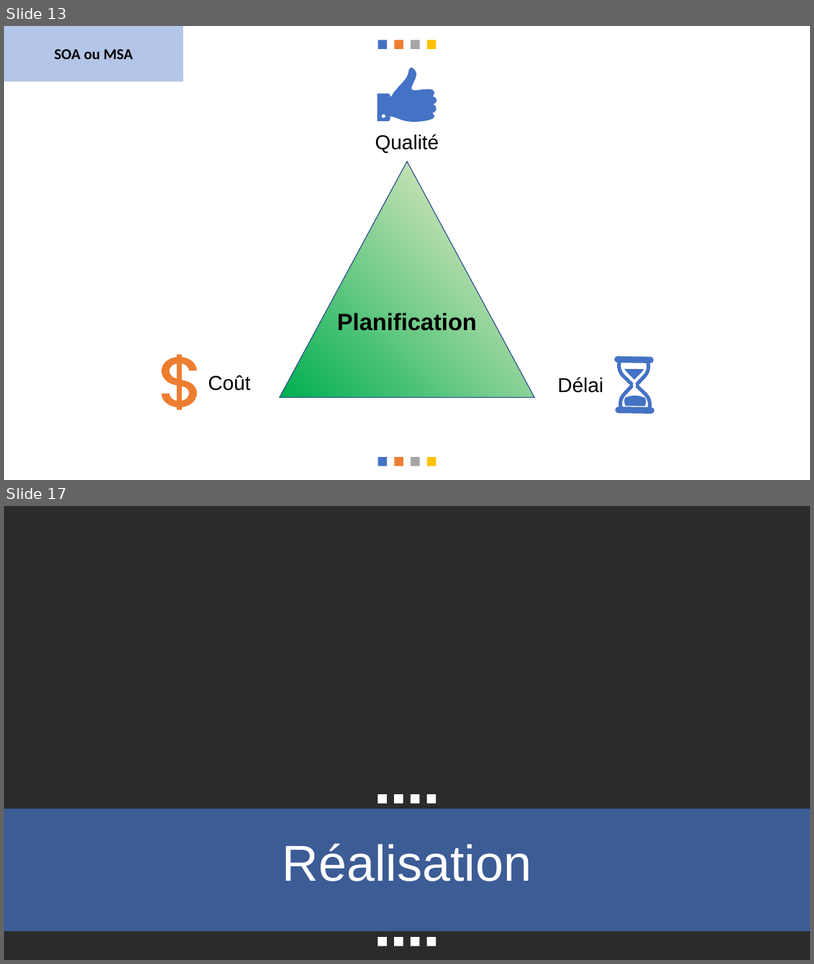
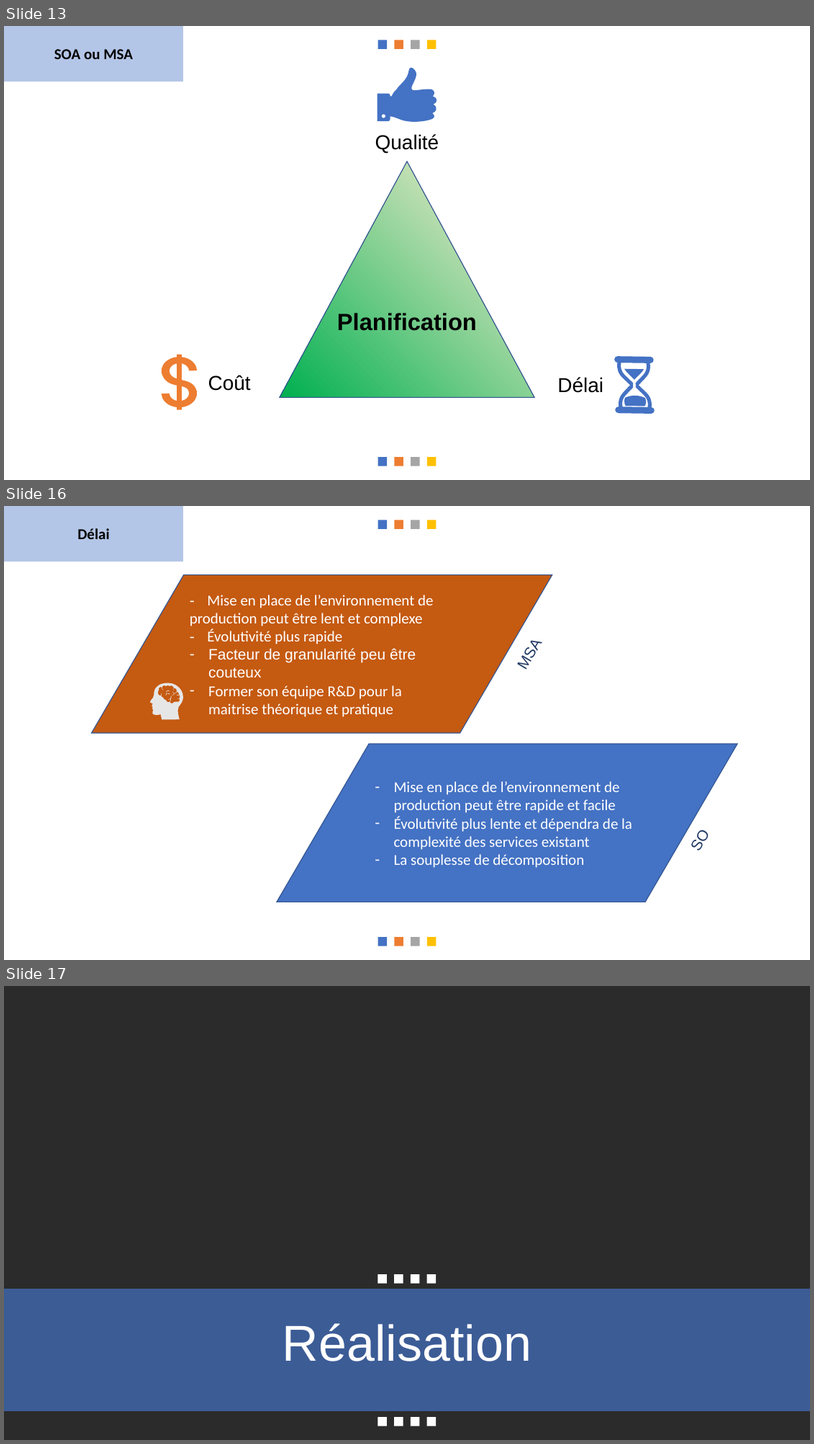
Before and after one commit to messaoudibrahim/Memoire, a slide deck: DIAPO/Présentation.pptx. Shown one above the other, each under a label of ours: slides 13 and 17 before the commit, slides 13, 16 and 17 after it; the slides between them are not shown. The pictures are 814x964 and 814x1444 pixels, drawn with LibreOffice and Linux fonts; fonts in the diff are those of the drawing; background and template pictures are left out; a plain dark background stands for a picture behind light text. Boxes give left, top, right and bottom in pixels: in the first picture for what was removed or moved away, otherwise in the second. Text is boxed around its words. In the diff, an @@ line names an element or a change of style, - is before the commit and + after.

```diff
--- a/DIAPO/Présentation.pptx
+++ b/DIAPO/Présentation.pptx
@@ slide 16 added at [4, 506, 810, 960], background #FFFFFF; not listed: 8 template elements that a slide beside it also shows @@
@@ rectangle added at [4, 506, 183, 561], fill #4472C4 at 40% opacity, 18 pt, text #000000, bold @@
+Délai
@@ freeform shape added at [150, 682, 184, 720], fill #E7E6E6 @@
@@ flow chart input output added at [277, 744, 738, 901], fill #4472C4, outline #325491 1 pt, 18 pt, text #FFFFFF @@
+– Mise en place de l’environnement de production peut être rapide et facile
+– Évolutivité plus lente et dépendra de la complexité des services existant
+– La souplesse de décomposition
@@ group added at [92, 575, 714, 860]: 3 texts, 1 flow chart input output @@
+- Mise en place de l’environnement de production peut être lent et complexe
+- Évolutivité plus rapide
+– Facteur de granularité peu être couteux
+– Former son équipe R&D pour la maitrise théorique et pratique
+MSA
+SOA
+SO
```
Also in this commit, not shown: 6 slides changed, 4 other slides added, 4 slides removed, 9 other files.
